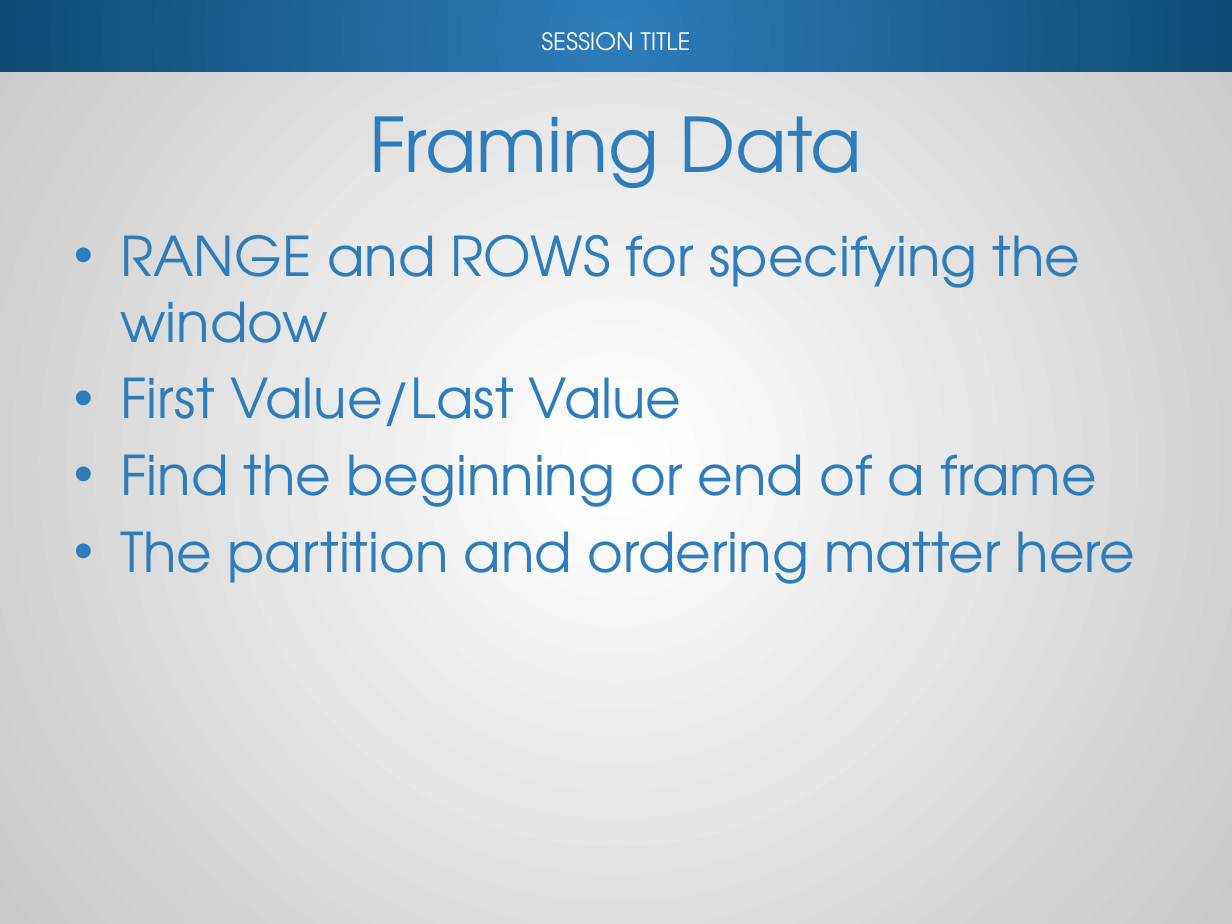
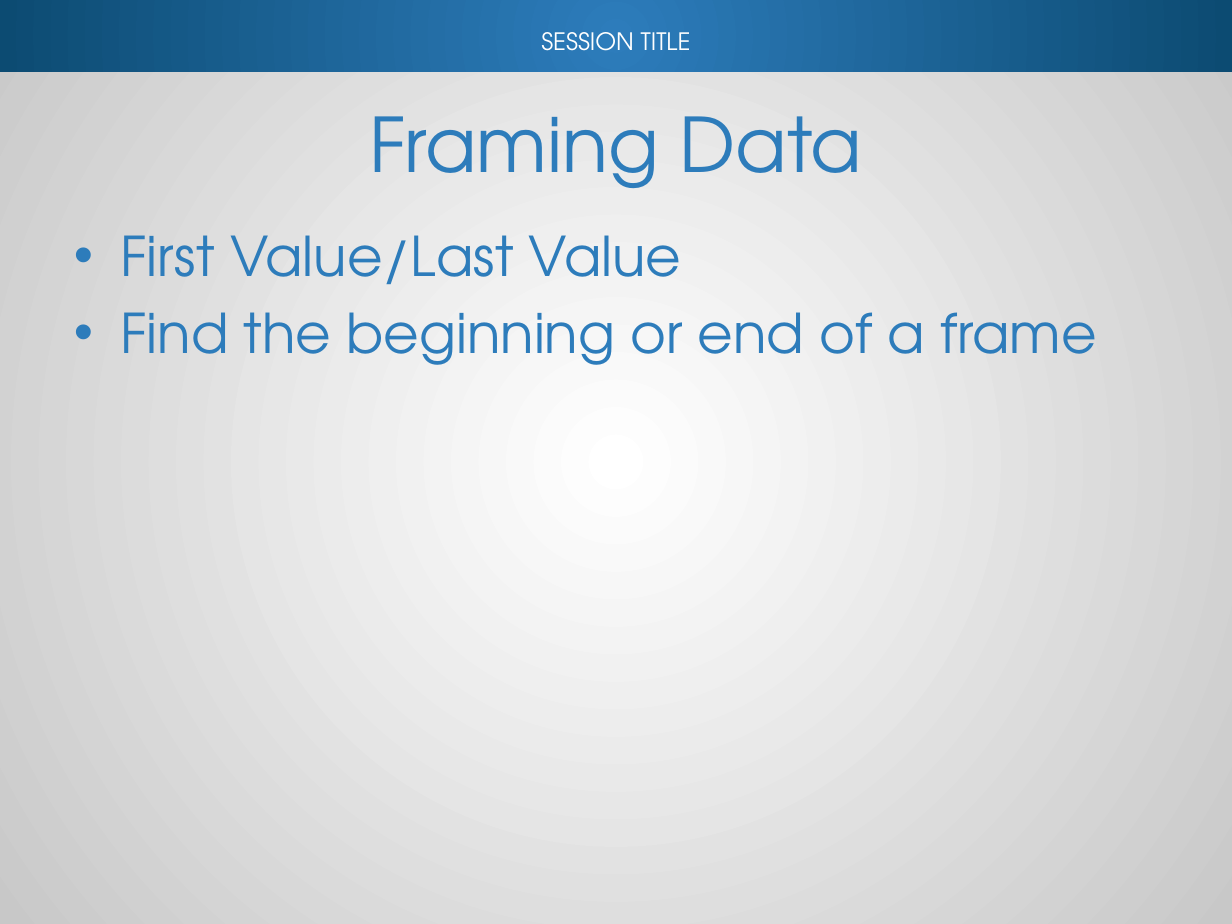
Before and after one commit to reachanu21/T-SQLWindowing, a slide deck: slide 28 of Presentation/TSQL_Windowing.pptx (slide 27 before the commit). Drawn at 1232x924 pixels with LibreOffice and Linux fonts; fonts in the diff are those of the drawing; background and template pictures are left out. Boxes give left, top, right and bottom in pixels: in the first picture for what was removed or moved away, otherwise in the second. Text is boxed around its words. In the diff, an @@ line names an element or a change of style, - is before the commit and + after.

Commit message:
DevConnections Update
Separated RANGE/ROWS from FIRSTVALUE slides. Cleaned up some demos,
removed duplicates from range_rows, and renamed files.

```diff
--- a/Presentation/TSQL_Windowing.pptx
+++ b/Presentation/TSQL_Windowing.pptx
@@ text at <box>120,235,1081,343</box>: paragraph removed @@
-• RANGE and ROWS for specifying the window
@@ text at <box>120,531,1135,584</box>: paragraph removed @@
-• The partition and ordering matter here
```
Also in this commit, not shown: 1 slide added, 6 other files.
